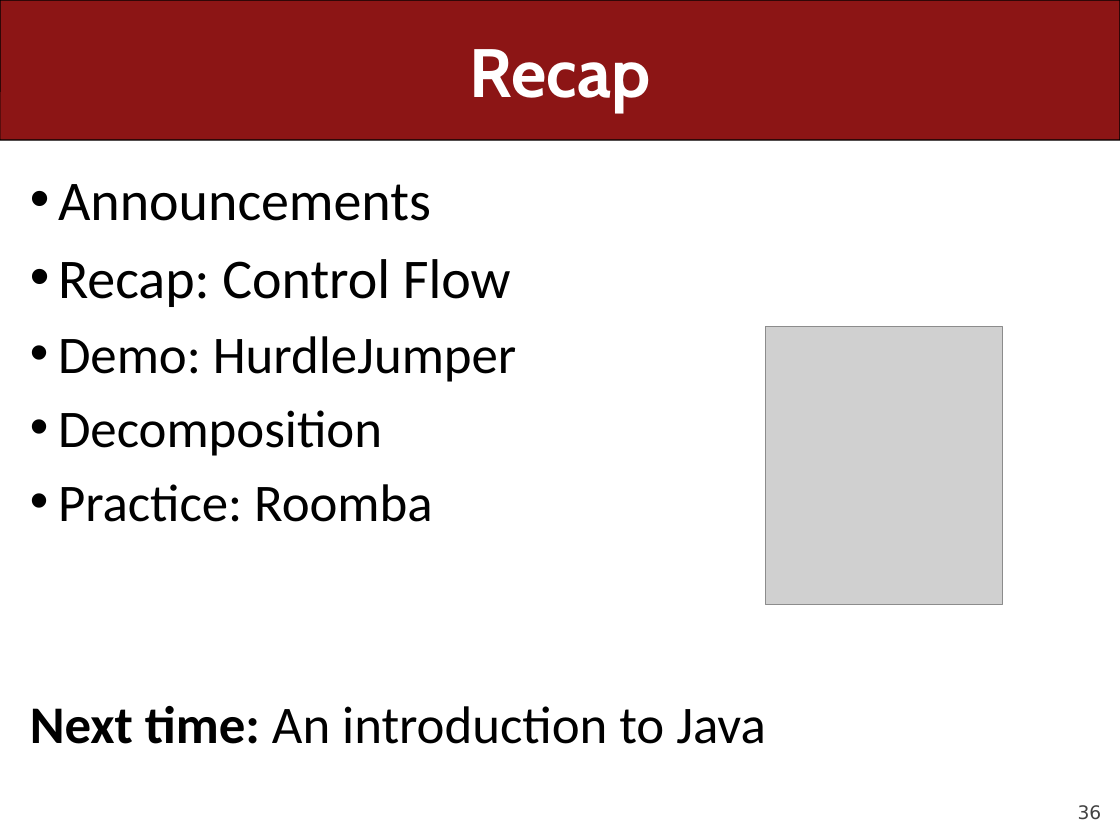
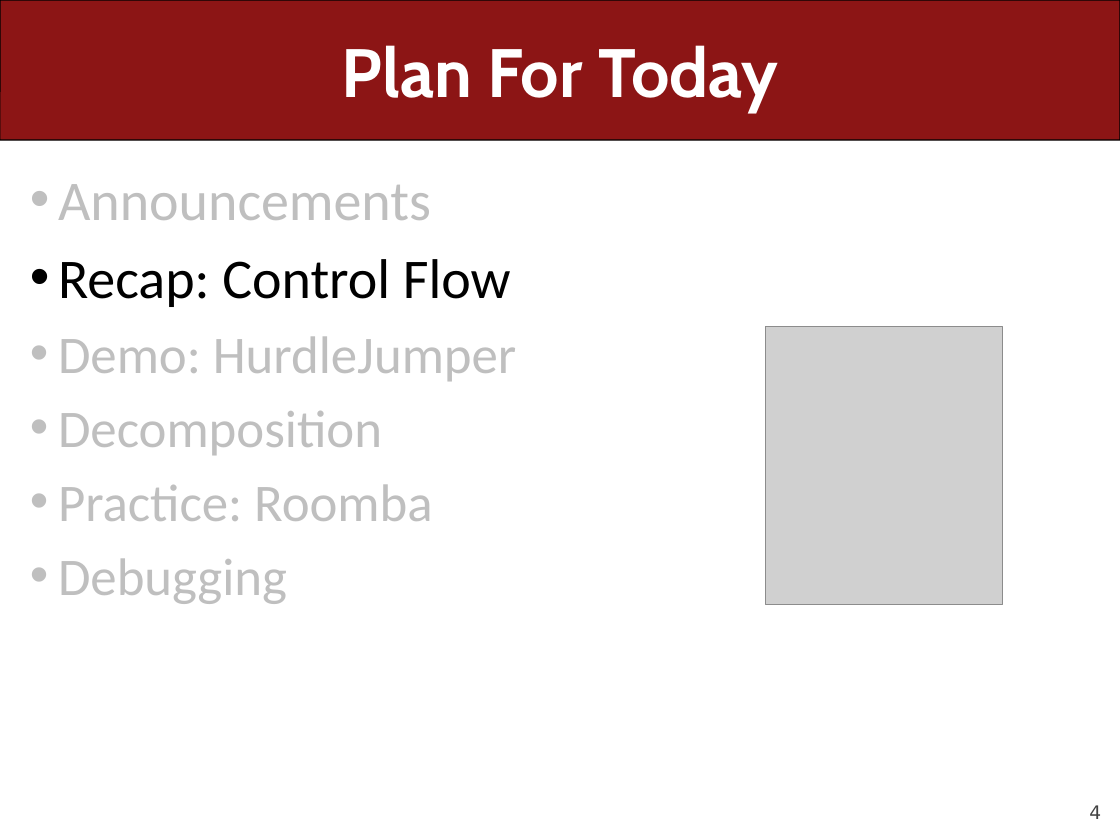
Before and after one commit to ckincaid17/cs106a-summer-2018, a slide deck: slide 4 of WWW/lectures/Lecture3/Lecture3.pptx (slide 36 before the commit). Drawn at 1120x840 pixels with LibreOffice and Linux fonts; fonts in the diff are those of the drawing; grey boxes stand for pictures. Boxes give left, top, right and bottom in pixels: in the first picture for what was removed or moved away, otherwise in the second. Text is boxed around its words. In the diff, an @@ line names an element or a change of style, - is before the commit and + after.

Commit message:
Updated slides

```diff
--- a/WWW/lectures/Lecture3/Lecture3.pptx
+++ b/WWW/lectures/Lecture3/Lecture3.pptx
@@ title at box(342, 45, 778, 112): text changed @@
-Recap
+Plan For Today
@@ text at box(58, 184, 517, 521): text colour #000000 to #BFBFBF in "Announcements", "Demo: HurdleJumper", "Decomposition", "Practice: Roomba" @@
@@ text at box(58, 558, 287, 604): text changed; text colour #000000 to #BFBFBF @@
-Next time: An introduction to Java
+• Debugging
@@ page number at box(1089, 805, 1101, 819): text changed @@
-36
+4
```
Also in this commit, not shown: 1 other file.
